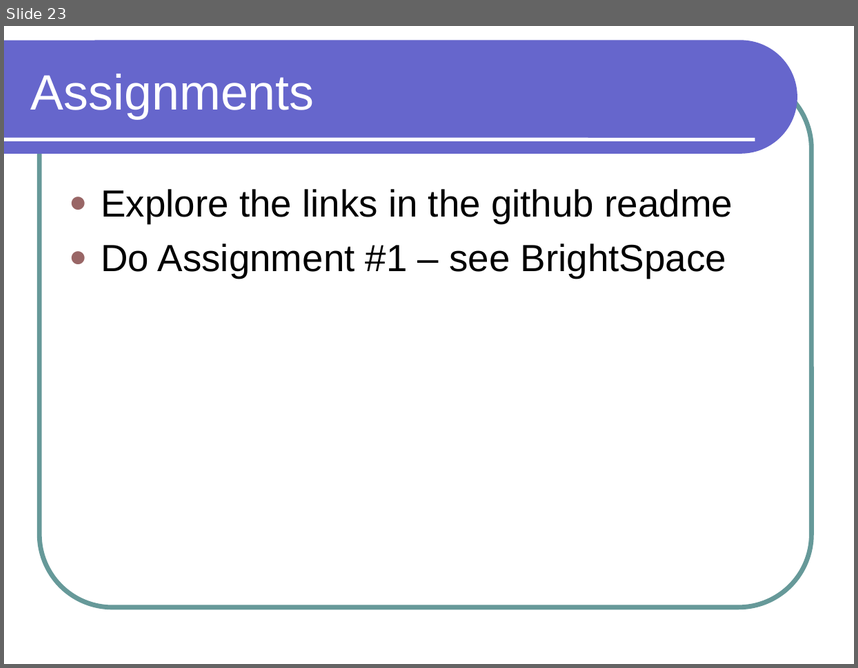
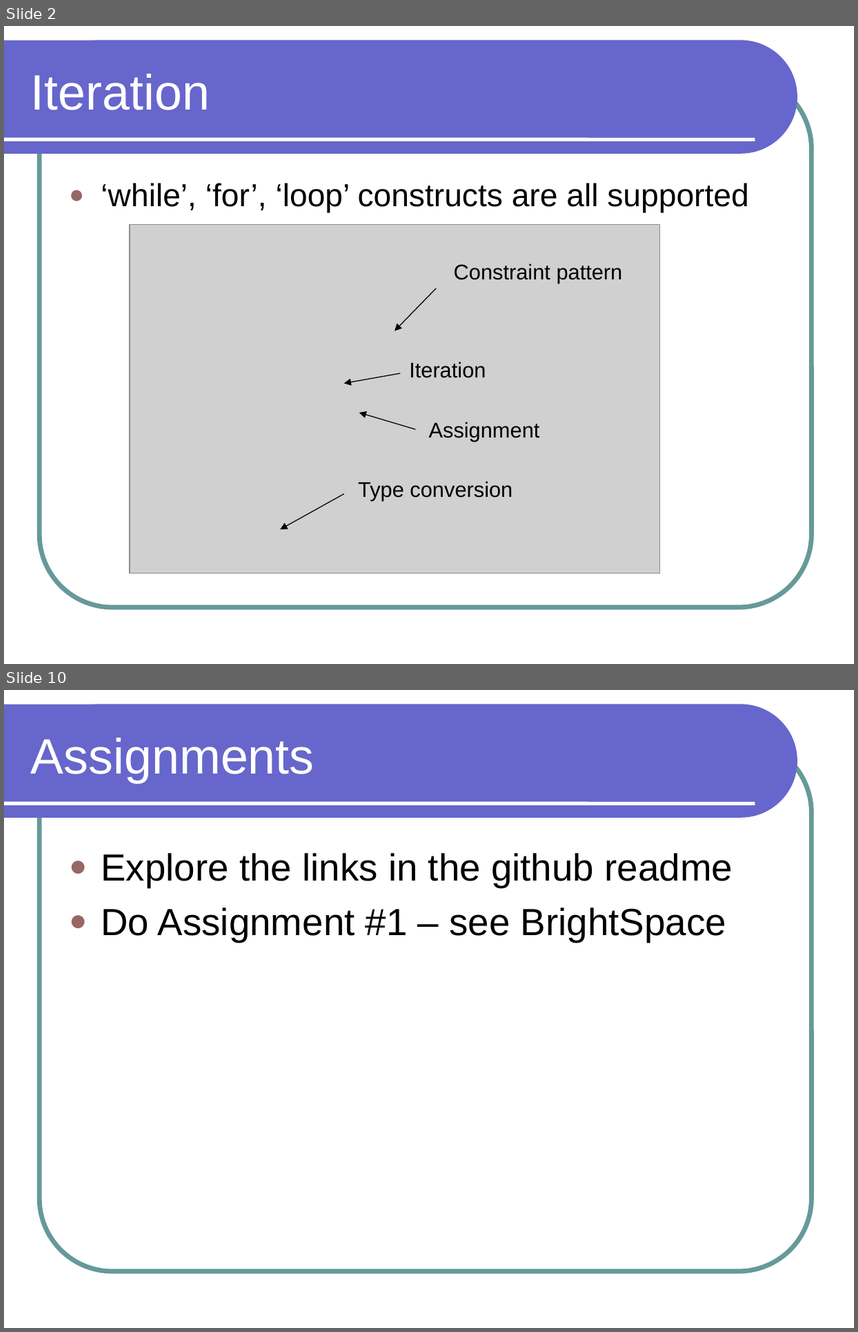
Before and after one commit to lutzhamel/CSC301, a slide deck: notes/csc301-ln002.ppt. Shown one above the other, each under a label of ours: slide 23 before the commit, slides 2 and 10 after it; the slides between them are not shown. The pictures are 858x668 and 858x1332 pixels, drawn with LibreOffice and Linux fonts; fonts in the diff are those of the drawing; grey boxes stand for pictures. Boxes give left, top, right and bottom in pixels: in the first picture for what was removed or moved away, otherwise in the second. Text is boxed around its words. In the diff, an @@ line names an element or a change of style, - is before the commit and + after.

```diff
--- a/notes/csc301-ln002.ppt
+++ b/notes/csc301-ln002.ppt
@@ slide 2 added at <box>4,26,854,664</box>, background #FFFFFF; not listed: 3 template elements that a slide beside it also shows @@
@@ title added at <box>31,74,210,110</box>, 42 pt, text #FFFFFF @@
+Iteration
@@ text added at <box>101,183,749,213</box>, 27 pt, text #000000 @@
+● ‘while’, ‘for’, ‘loop’ constructs are all supported
@@ picture added at <box>130,224,660,572</box> @@
@@ text added at <box>454,263,623,283</box>, 18 pt, text #000000 @@
+Constraint pattern
@@ arrow added from (436, 288) to (394, 330), #000000 0.74 pt @@
@@ arrow added from (400, 373) to (344, 383), #000000 0.74 pt @@
@@ text added at <box>409,361,486,378</box>, 18 pt, text #000000 @@
+Iteration
@@ arrow added from (415, 429) to (359, 412), #000000 0.74 pt @@
@@ text added at <box>429,421,540,441</box>, 18 pt, text #000000 @@
+Assignment
@@ text added at <box>358,481,513,500</box>, 18 pt, text #000000 @@
+Type conversion
@@ arrow added from (344, 494) to (280, 529), #000000 0.74 pt @@
@@ what was slide 23 is now slide 10 @@
```
Also in this commit, not shown: 8 other slides added, 22 slides removed, 13 other files.
